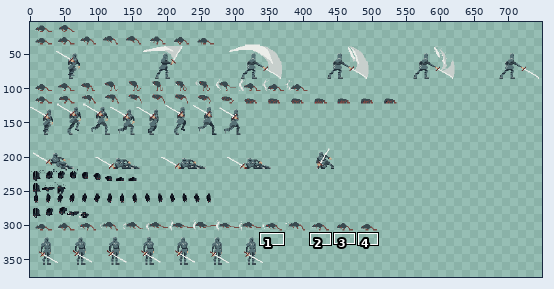
Two versions of one sprite sheet, assets/sprites/atlas.png. The picture above shows the old version from afar; the outline marks the close-up.
Close-up. Earlier state:
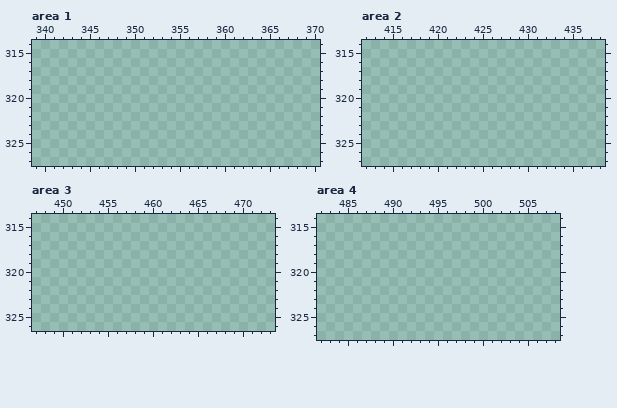
The file is 756x358 pixels. Shown: area 1: x 339..370, y 314..327; area 2: x 412..438, y 314..327; area 3: x 447..473, y 314..326; area 4: x 482..508, y 314..327. The old version is drawn lined up with the new one, on the new canvas. The wide view leaves out empty margins. The commit also changed other parts of the picture, which this record leaves out.
After:
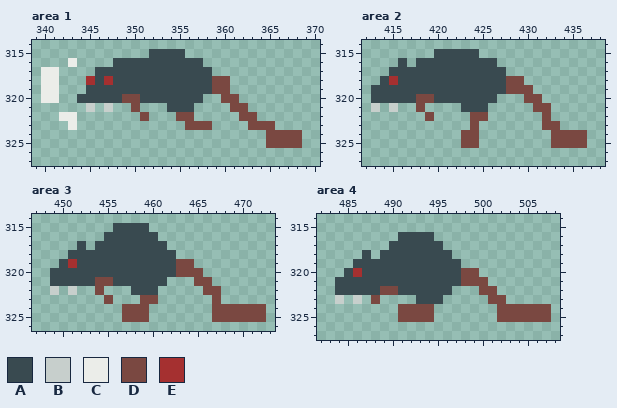
Palette (. is transparent): A #394a50  B #c7cfcc  C #ebede9  D #7a4841  E #a53030
Edits made:
canvas 756x358 -> 756x376
Area 1:
Colour A now appears in row 315 at x 352 to 355; in row 316 at x 348 to 357; in row 317 at x 346 to 358; in row 318 at x 346 and 348 to 358; in row 319 at x 345 to 358; in row 320 at x 344 to 348 and 351 to 357.
Colour A now appears in row 321 at x 354 to 356.
Colour B now appears in row 321 at x 345 and 347.
Colour C now appears in row 316 at x 343; in rows 317 to 320 at x 340 to 341; in row 322 at x 342 to 343; in row 323 at x 343.
Colour D now appears in rows 318 to 319 at x 359 to 360; in row 320 at x 349 to 350 and 360 to 361; in row 321 at x 350 and 361 to 362; in row 322 at x 351, 355 to 356 and 362 to 363; in row 323 at x 356 to 358 and 363 to 365; in rows 324 to 325 at x 365 to 368.
Colour E now appears in row 318 at x 345 and 347.
Area 2:
Colour A now appears in row 315 at x 420 to 424; in row 316 at x 416 and 418 to 426; in row 317 at x 415 to 427; in row 318 at x 414 and 416 to 427; in row 319 at x 413 to 427; in row 320 at x 413 to 417 and 420 to 426.
Colour A now appears in row 321 at x 423 to 425.
Colour B now appears in row 321 at x 413 and 415.
Colour D now appears in row 318 at x 428 to 429; in row 319 at x 428 to 430; in row 320 at x 418 to 419 and 430 to 431; in row 321 at x 418 and 431 to 432; in row 322 at x 419, 424 to 425 and 432; in row 323 at x 424 and 432 to 433.
Colour D now appears in rows 324 to 325 at x 423 to 424 and 433 to 436.
Colour E now appears in row 318 at x 415.
Area 3:
Colour A now appears in row 315 at x 456 to 459; in row 316 at x 455 to 460; in row 317 at x 452 and 454 to 461; in row 318 at x 451 to 462; in row 319 at x 450 and 452 to 462; in row 320 at x 449 to 462.
Colour A now appears in row 321 at x 449 to 453 and 456 to 461; in row 322 at x 458 to 460.
Colour B now appears in row 322 at x 449 and 451.
Colour D now appears in row 319 at x 463 to 464; in row 320 at x 463 to 465; in row 321 at x 454 to 455 and 465 to 466; in row 322 at x 454 and 466 to 467; in row 323 at x 455, 459 to 460 and 467; in rows 324 to 325 at x 457 to 459 and 467 to 472.
Colour E now appears in row 319 at x 451.
Area 4:
Colour A now appears in row 316 at x 491 to 494; in row 317 at x 490 to 495; in row 318 at x 487 and 489 to 496; in row 319 at x 486 to 497; in row 320 at x 485 and 487 to 497; in row 321 at x 484 to 497.
Colour A now appears in row 322 at x 484 to 488 and 491 to 496; in row 323 at x 493 to 495.
Colour B now appears in row 323 at x 484 and 486.
Colour D now appears in row 320 at x 498 to 499; in row 321 at x 498 to 500; in row 322 at x 489 to 490 and 500 to 501; in row 323 at x 488 and 501 to 502; in rows 324 to 325 at x 491 to 494 and 502 to 507.
Colour E now appears in row 320 at x 486.
Boxes around the changes in both close-ups, in picture pixels (x1, y1, x2, y2):
added: (41, 49, 302, 148)
added: (371, 49, 587, 148)
added: (50, 223, 266, 322)
added: (335, 232, 551, 322)
